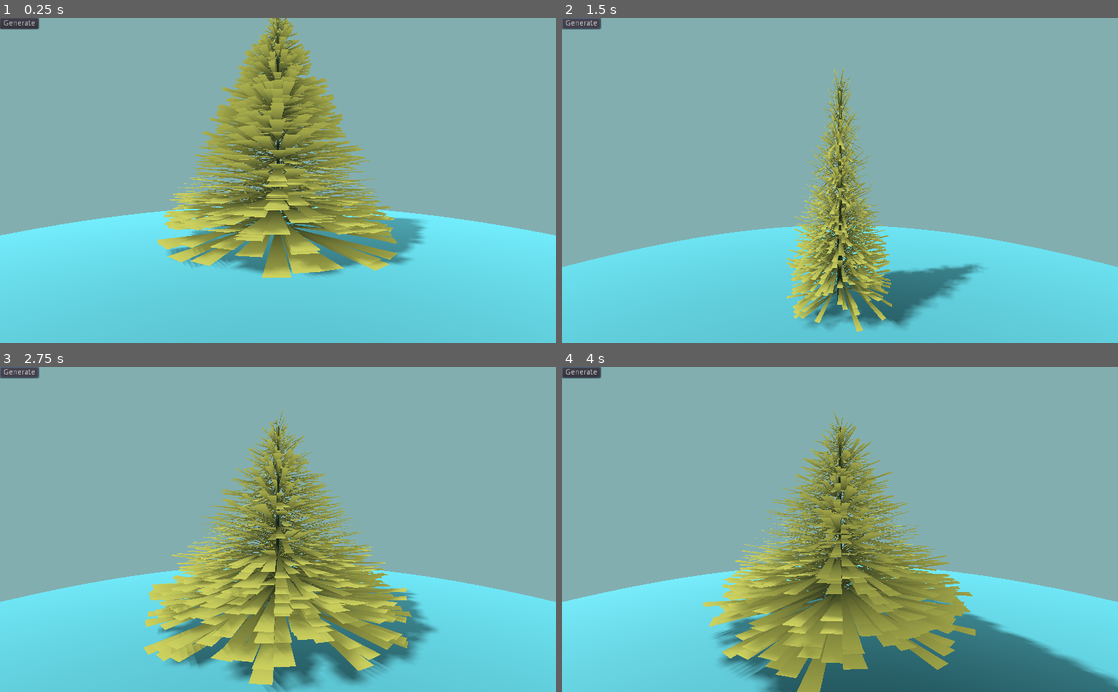
Above: before the commit, frames 1-4 (two rows, left to right).
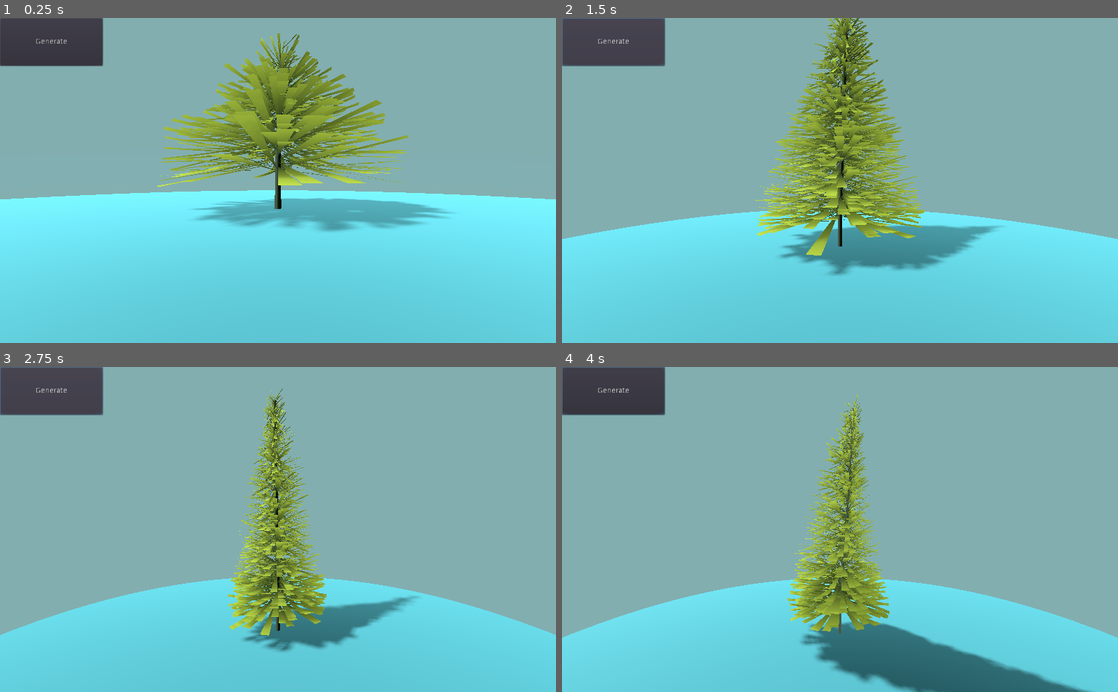
Above: after the commit, the same moments.

Repository: SAM2WOW/Project-Procedural-Xmas-Tree
Game: Godot game, scene res://Scenes/Main.tscn
Two runs of this game, one before a commit and one after it. Both use one fixed random seed, a clock stepped at 60 frames per second and the inputs below.
Inputs (mouse positions are in pixels of both pictures, inside the frame that each line leads up to):
- Up to frame 1 (0.25 s): no input
- Up to frame 2 (1.5 s): click "Generate" at 0.5 s; click "Generate" at 1.25 s
- Up to frame 3 (2.75 s): click "Generate" at 2 s
- Up to frame 4 (4 s): move the mouse to (962, 513) at 2.77 s; click (962, 513) at 2.92 s; drag from (728, 545) to (812, 594) at 3.52 s

The runs differ from the first frame. In frame 1, 27% of the frame differs, in the area x 0-100%, y 0-80%; in frame 2, 25%; in frame 3, 27%; in frame 4, 29%, in the area x 0-100%, y 0-100%.

Commit message:
Wind Shader added

Diff:
--- /dev/null
+++ b/Arts/Shaders/Tree.shader
@@ -0,0 +1,62 @@
+shader_type spatial;
+render_mode blend_mix,depth_draw_opaque,cull_disabled,diffuse_lambert_wrap,specular_schlick_ggx;
+uniform vec4 albedo : hint_color;
+uniform sampler2D texture_albedo : hint_albedo;
+uniform float specular;
+uniform float metallic;
+uniform float roughness : hint_range(0,1);
+uniform float point_size : hint_range(0,128);
+uniform float rim : hint_range(0,1);
+uniform float rim_tint : hint_range(0,1);
+uniform sampler2D texture_rim : hint_white;
+
+// Code by Maujoe - https://github.com/Maujoe/godot-simple-wind-shader
+// under the MIT License
+// Wind settings.
+uniform float speed = 1.0;
+uniform float minStrength : hint_range(0.0, 1.0);
+uniform float maxStrength : hint_range(0.0, 1.0);
+uniform float interval = 3.5;
+uniform float detail = 1.0;
+uniform float distortion : hint_range(0.0, 1.0);
+uniform vec2 direction = vec2(1.0, 0.0);
+uniform float heightOffset = 0.0;
+
+// UV Uniforms must be after other uniforms because there is a bug with vec3.
+uniform vec3 uv1_scale;
+uniform vec3 uv1_offset;
+uniform vec3 uv2_scale;
+uniform vec3 uv2_offset;
+
+vec3 getWind(mat4 worldMatrix, vec3 vertex, float timer){
+	vec4 pos = worldMatrix * mix(vec4(1.0), vec4(vertex, 1.0), distortion);
+	float time = timer * speed + pos.x + pos.z;
+	float diff = pow(maxStrength - minStrength, 2);
+	float strength = clamp(minStrength + diff + sin(time / interval) * diff, minStrength, maxStrength);
+	float wind = (sin(time) + cos(time * detail)) * strength * max(0.0, vertex.y - heightOffset);
+	vec2 dir = normalize(direction);
+
+	return vec3(wind * dir.x, 0.0, wind * dir.y);
+	}
+
+
+void vertex() {
+	vec4 worldPos = WORLD_MATRIX * vec4(VERTEX, 1.0);
+	worldPos.xyz += getWind(WORLD_MATRIX, VERTEX, TIME);
+	//VERTEX = (INV_CAMERA_MATRIX * worldPos).xyz;
+	VERTEX = (worldPos).xyz;
+	NORMAL = (MODELVIEW_MATRIX * vec4(NORMAL, 0.0)).xyz;
+	UV = UV * uv1_scale.xy + uv1_offset.xy;
+}
+
+
+void fragment() {
+	vec2 base_uv = UV;
+	vec4 albedo_tex = texture(texture_albedo,base_uv);
+	ALBEDO = albedo.rgb * albedo_tex.rgb;
+	METALLIC = metallic;
+	ROUGHNESS = roughness;
+	SPECULAR = specular;
+	vec2 rim_tex = texture(texture_rim,base_uv).xy;
+	RIM = rim*rim_tex.x;	RIM_TINT = rim_tint*rim_tex.y;
+}
--- a/Scenes/Main.tscn
+++ b/Scenes/Main.tscn
@@ -1,34 +1,140 @@
-[gd_scene load_steps=12 format=2]
+[gd_scene load_steps=15 format=2]
 
 [ext_resource path="res://Scripts/TreeGeneration.gd" type="Script" id=1]
 [ext_resource path="res://Scripts/CameraMovement.gd" type="Script" id=2]
 [ext_resource path="res://Arts/Materials/GreenToy.tres" type="Material" id=3]
 [ext_resource path="res://Arts/Materials/Floor.tres" type="Material" id=4]
-[ext_resource path="res://Arts/Materials/Stem.tres" type="Material" id=5]
+[ext_resource path="res://Arts/Shaders/Tree.shader" type="Shader" id=6]
+[ext_resource path="res://Arts/Materials/Gradient.jpg" type="Texture" id=7]
 
 [sub_resource type="CapsuleMesh" id=1]
 
-[sub_resource type="CylinderMesh" id=6]
-top_radius = 0.05
-bottom_radius = 0.1
-radial_segments = 4
-
-[sub_resource type="CylinderMesh" id=2]
+[sub_resource type="ShaderMaterial" id=2]
+shader = ExtResource( 6 )
+shader_param/albedo = Color( 0.654902, 0.745098, 0.521569, 1 )
+shader_param/specular = 0.5
+shader_param/metallic = 0.1
+shader_param/roughness = 0.935
+shader_param/point_size = 1.0
+shader_param/rim = 0.79
+shader_param/rim_tint = 1.0
+shader_param/speed = 1.0
+shader_param/minStrength = 0.02
+shader_param/maxStrength = 0.2
+shader_param/interval = 3.5
+shader_param/detail = 1.0
+shader_param/distortion = 1.0
+shader_param/direction = Vector2( 1, 0 )
+shader_param/heightOffset = 0.0
+shader_param/uv1_scale = Vector3( 1, 1, 1 )
+shader_param/uv1_offset = Vector3( 0, 0, 0 )
+shader_param/uv2_scale = Vector3( 1, 1, 1 )
+shader_param/uv2_offset = Vector3( 0, 0, 0 )
+shader_param/texture_albedo = ExtResource( 7 )
+
+[sub_resource type="Shader" id=8]
+code = "shader_type spatial;
+render_mode blend_mix,depth_draw_opaque,cull_disabled,diffuse_lambert_wrap,specular_schlick_ggx;
+uniform vec4 albedo : hint_color;
+uniform sampler2D texture_albedo : hint_albedo;
+uniform float specular;
+uniform float metallic;
+uniform float roughness : hint_range(0,1);
+uniform float point_size : hint_range(0,128);
+uniform float rim : hint_range(0,1);
+uniform float rim_tint : hint_range(0,1);
+uniform sampler2D texture_rim : hint_white;
+
+// Code by Maujoe - https://github.com/Maujoe/godot-simple-wind-shader
+// under the MIT License
+// Wind settings.
+uniform float speed = 1.0;
+uniform float minStrength : hint_range(0.0, 1.0);
+uniform float maxStrength : hint_range(0.0, 1.0);
+uniform float interval = 3.5;
+uniform float detail = 1.0;
+uniform float distortion : hint_range(0.0, 1.0);
+uniform vec2 direction = vec2(1.0, 0.0);
+uniform float heightOffset = 0.0;
+
+// UV Uniforms must be after other uniforms because there is a bug with vec3.
+uniform vec3 uv1_scale;
+uniform vec3 uv1_offset;
+uniform vec3 uv2_scale;
+uniform vec3 uv2_offset;
+
+vec3 getWind(mat4 worldMatrix, vec3 vertex, float timer){
+	vec4 pos = worldMatrix * mix(vec4(1.0), vec4(vertex, 1.0), distortion);
+	float time = timer * speed + pos.x + pos.z;
+	float diff = pow(maxStrength - minStrength, 2);
+	float strength = clamp(minStrength + diff + sin(time / interval) * diff, minStrength, maxStrength);
+	float wind = (sin(time) + cos(time * detail)) * strength * max(0.0, vertex.y - heightOffset);
+	vec2 dir = normalize(direction);
+
+	return vec3(wind * dir.x, 0.0, wind * dir.y);
+	}
+
+
+void vertex() {
+	vec4 worldPos = WORLD_MATRIX * vec4(VERTEX, 1.0);
+	worldPos.xyz += getWind(WORLD_MATRIX, VERTEX, TIME);
+	//VERTEX = (INV_CAMERA_MATRIX * worldPos).xyz;
+	VERTEX = (worldPos).xyz;
+	NORMAL = (MODELVIEW_MATRIX * vec4(NORMAL, 0.0)).xyz;
+	UV = UV * uv1_scale.xy + uv1_offset.xy;
+}
+
+
+void fragment() {
+	vec2 base_uv = UV;
+	vec4 albedo_tex = texture(texture_albedo,base_uv);
+	ALBEDO = albedo.rgb * albedo_tex.rgb;
+	METALLIC = metallic;
+	ROUGHNESS = roughness;
+	SPECULAR = specular;
+	vec2 rim_tex = texture(texture_rim,base_uv).xy;
+	RIM = rim*rim_tex.x;	RIM_TINT = rim_tint*rim_tex.y;
+}
+"
+
+[sub_resource type="ShaderMaterial" id=9]
+shader = SubResource( 8 )
+shader_param/albedo = Color( 0.145098, 0.180392, 0.0823529, 1 )
+shader_param/specular = null
+shader_param/metallic = 0.1
+shader_param/roughness = 0.806
+shader_param/point_size = null
+shader_param/rim = 0.678
+shader_param/rim_tint = 1.0
+shader_param/speed = 1.0
+shader_param/minStrength = 0.02
+shader_param/maxStrength = 0.2
+shader_param/interval = 3.5
+shader_param/detail = 1.0
+shader_param/distortion = 1.0
+shader_param/direction = Vector2( 1, 0 )
+shader_param/heightOffset = 0.0
+shader_param/uv1_scale = null
+shader_param/uv1_offset = null
+shader_param/uv2_scale = null
+shader_param/uv2_offset = null
+
+[sub_resource type="CylinderMesh" id=4]
 material = ExtResource( 4 )
 top_radius = 10.0
 bottom_radius = 10.0
 height = 0.02
 
-[sub_resource type="ProceduralSky" id=3]
-
-[sub_resource type="Environment" id=4]
+[sub_resource type="ProceduralSky" id=5]
+
+[sub_resource type="Environment" id=6]
 background_mode = 1
-background_sky = SubResource( 3 )
+background_sky = SubResource( 5 )
 background_color = Color( 0.513726, 0.686275, 0.694118, 1 )
 ambient_light_color = Color( 0.290196, 0.372549, 0.388235, 1 )
 glow_enabled = true
 
-[sub_resource type="ParticlesMaterial" id=5]
+[sub_resource type="ParticlesMaterial" id=7]
 
 [node name="Main" type="Node"]
 
@@ -49,22 +155,20 @@
 mesh = SubResource( 1 )
 material/0 = ExtResource( 3 )
 
-[node name="GenerateMesh" type="MeshInstance" parent="Spatial/Meshes"]
+[node name="Tree" type="MeshInstance" parent="Spatial/Meshes"]
 transform = Transform( 1, 0, 0, 0, 1, 0, 0, 0, 1, 0, 0.5, 0 )
-material_override = ExtResource( 3 )
+material_override = SubResource( 2 )
 script = ExtResource( 1 )
 
-[node name="Stem" type="MeshInstance" parent="Spatial/Meshes/GenerateMesh"]
-material_override = ExtResource( 5 )
-mesh = SubResource( 6 )
+[node name="Stem" type="MeshInstance" parent="Spatial/Meshes/Tree"]
+material_override = SubResource( 9 )
+
+[node name="Floor" type="MeshInstance" parent="Spatial/Meshes"]
+mesh = SubResource( 4 )
 material/0 = null
 
-[node name="Floor" type="MeshInstance" parent="Spatial/Meshes"]
-mesh = SubResource( 2 )
-material/0 = null
-
 [node name="WorldEnvironment" type="WorldEnvironment" parent="Spatial"]
-environment = SubResource( 4 )
+environment = SubResource( 6 )
 
 [node name="DirectionalLight" type="DirectionalLight" parent="Spatial"]
 transform = Transform( 1, 0, 0, 0, 0.707106, 0.707107, 0, -0.707107, 0.707106, 0, 6.47772, 6.47802 )
@@ -86,11 +190,11 @@
 }
 
 [node name="Generate" type="Button" parent="Control"]
-margin_right = 12.0
-margin_bottom = 20.0
+margin_right = 189.0
+margin_bottom = 88.0
 text = "Generate"
 __meta__ = {
 "_edit_use_anchors_": false
 }
-[connection signal="tree_updated" from="Spatial/Meshes/GenerateMesh" to="Spatial/CameraArm" method="_on_GenerateMesh_tree_updated"]
-[connection signal="pressed" from="Control/Generate" to="Spatial/Meshes/GenerateMesh" method="_on_Generate_pressed"]
+[connection signal="tree_updated" from="Spatial/Meshes/Tree" to="Spatial/CameraArm" method="_on_GenerateMesh_tree_updated"]
+[connection signal="pressed" from="Control/Generate" to="Spatial/Meshes/Tree" method="_on_Generate_pressed"]
--- a/Scripts/TreeGeneration.gd
+++ b/Scripts/TreeGeneration.gd
@@ -1,7 +1,12 @@
 extends MeshInstance
 
-export var tree_height = 5.0
-export var tree_max_radius = 2.0
+var tree_height = 5.0
+var tree_max_radius = 2.0
+
+export var tree_radius_offsets = 0.2
+export var tree_center_offsets = 0.2
+export var tree_leaves_offsets = 0.5
+export var tree_level_max_increment = 0.2
 
 signal tree_updated(height, aabb)
 
@@ -18,10 +23,11 @@
 
 	# Randomize Tree Properties
 	var sides = rand_range(32, 64)
-	var level = 0
 
 	tree_height = rand_range(2, 10)
-	tree_max_radius = rand_range(1, 5)
+	tree_max_radius = rand_range(1, 4)
+
+	var level = 0
 
 	# Start generation
 	while level < tree_height:
@@ -32,13 +38,13 @@
 			# Randomize generation possibility
 			if randi() & 1:
 
-				# Center
+				# Center vertex
 				st.add_uv(Vector2(rand_range(0, 1), 1))
-				st.add_vertex(Vector3(0, level + rand_range(-0.2, 0.2), 0))
+				st.add_vertex(Vector3(0, level + rand_range(-tree_center_offsets, tree_center_offsets), 0))
 
 				# Random Offset
-				var new_level = level + rand_range(-0.5, 0.5)
-				var radius = lerp(tree_max_radius, 0.1, level / tree_height) + rand_range(-0.2, 0.2)
+				var new_level = level + rand_range(-tree_leaves_offsets, tree_leaves_offsets)
+				var radius = lerp(tree_max_radius, 0.1, level / tree_height) + rand_range(-tree_radius_offsets, tree_radius_offsets)
 
 				# Two points
 				var x1 = radius * sin((2 * PI * i) / sides)
@@ -57,7 +63,8 @@
 
 		tree = st.commit(tree)
 
-		level += rand_range(0.01, 0.2)
+		level += rand_range(0.01, tree_level_max_increment)
+
 
 	return tree
 
@@ -67,7 +74,17 @@
 	emit_signal("tree_updated", tree_height, get_aabb())
 
 	# Set stem height
-	$Stem.set_scale(Vector3(1, tree_height, 1))
+	#$Stem.set_scale(Vector3(1, tree_height, 1))
+
+	# Create stem
+	var stem = CylinderMesh.new()
+	stem.set_top_radius(0.05)
+	stem.set_bottom_radius(0.1)
+	stem.set_height(tree_height * 2)
+	stem.set_radial_segments(4)
+	stem.set_rings(64)
+
+	$Stem.set_mesh(stem)
 
 
 func _on_Generate_pressed():
--- a/project.godot
+++ b/project.godot
@@ -19,6 +19,14 @@
 run/main_scene="res://Scenes/Main.tscn"
 config/icon="res://Arts/Icon.png"
 
+[display]
+
+window/handheld/orientation="portrait"
+
 [input_devices]
 
 pointing/emulate_touch_from_mouse=true
+
+[rendering]
+
+vram_compression/import_etc=true
Not shown: 1 places in Scenes/Main.tscn that only renumber resources
Not shown, changed: export_presets.cfg
Not shown, added: debug.log
